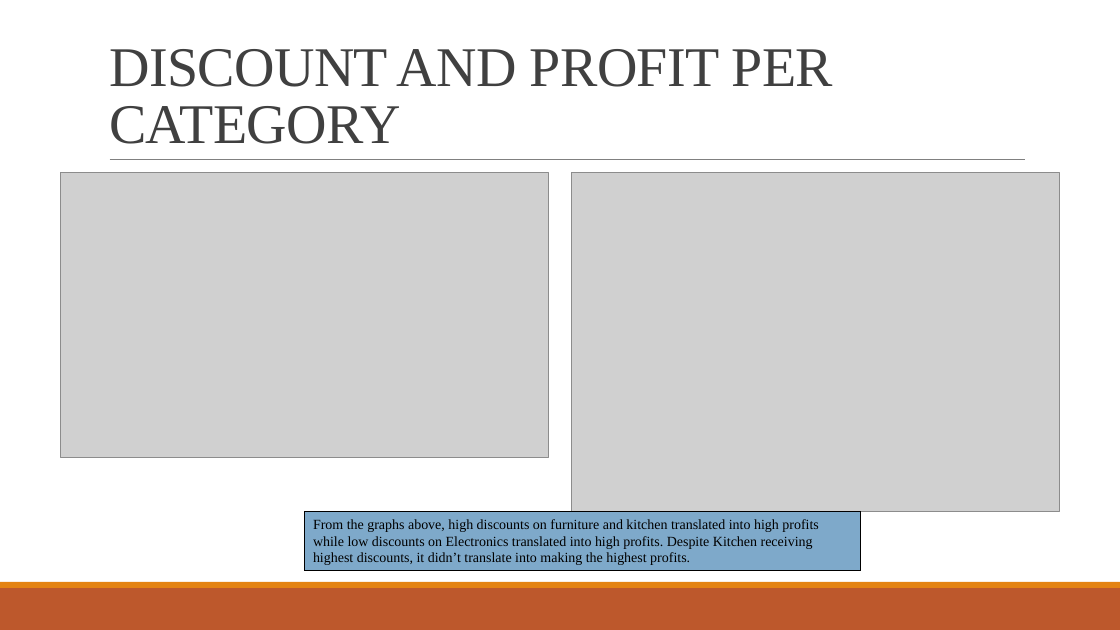
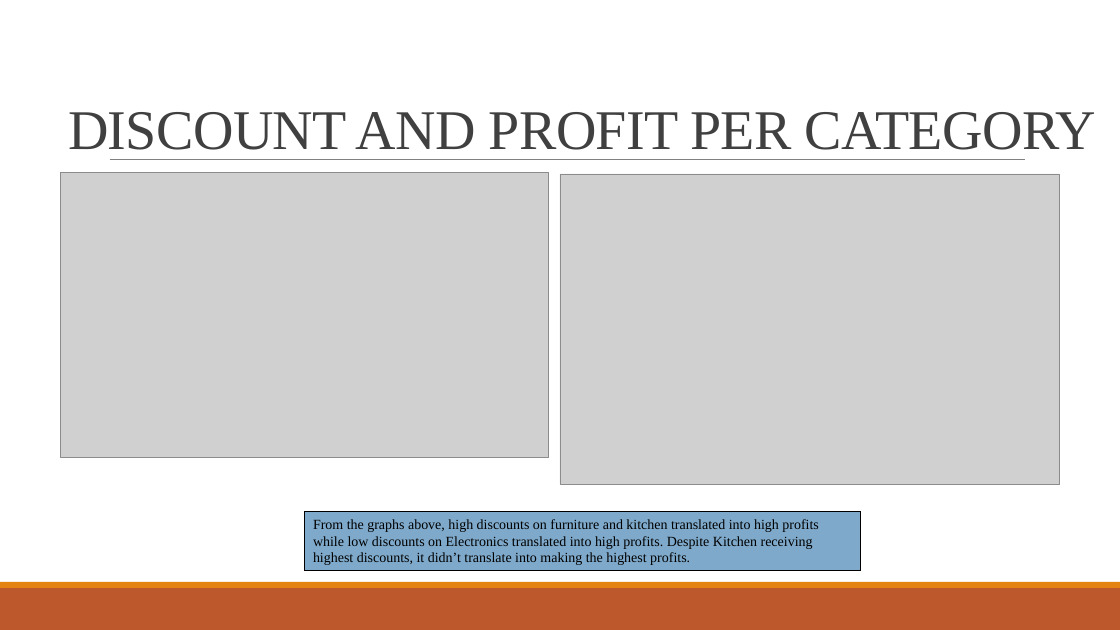
Before and after one commit to raphaelayerteyfloku1-bot/retail-sales-data-analysis, a slide deck: slide 20 of presentation.pptx. Drawn at 1120x630 pixels with LibreOffice and Linux fonts; fonts in the diff are those of the drawing; grey boxes stand for pictures. Boxes give left, top, right and bottom in pixels: in the first picture for what was removed or moved away, otherwise in the second. Text is boxed around its words. In the diff, an @@ line names an element or a change of style, - is before the commit and + after.

```diff
--- a/presentation.pptx
+++ b/presentation.pptx
@@ title "DISCOUNT AND PROFIT PER CATEGORY" rewrapped from bbox=[109, 49, 833, 144] to bbox=[68, 112, 1096, 160] @@
@@ picture: place and size @@
-picture at bbox=[571, 173, 1060, 512]
+picture at bbox=[560, 174, 1060, 484]
```
Also in this commit, not shown: 6 other slides changed.
